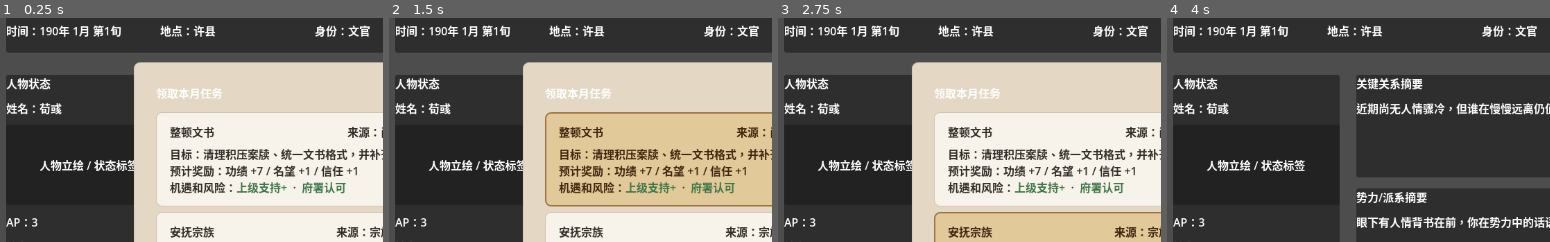
Above: before the commit, frames 1-4 (left to right).
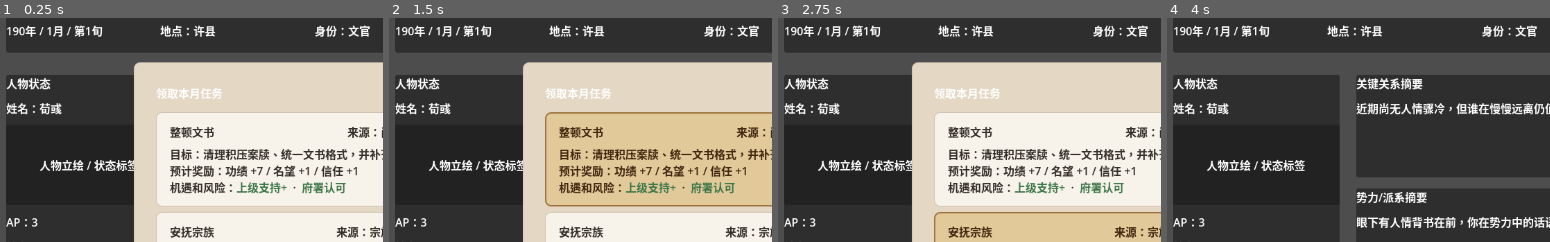
Above: after the commit, the same moments.

Repository: brand6/three-kingdoms-simulator
Game: Godot game, scene res://scenes/main/MainScene.tscn
The game is run twice, just before and just after one commit, with the same random seed, the same clock (stepped at 60 frames per second) and the same inputs.
Inputs (mouse positions are % of the whole screen's width and height, from its top left):
- Up to frame 1 (0.25 s): no input
- Up to frame 2 (1.5 s): click "势力" at 0.5 s; click (50, 31) at 1.25 s
- Up to frame 3 (2.75 s): click (50, 54) at 2 s
- Up to frame 4 (4 s): click (50, 76) at 2.75 s; click "领取本月任务" at 3.5 s
The pictures show only the part of the screen within x 0-50%, y 0-50%; the shares and areas given below are measured in that part.

The runs differ from the first frame. In frame 1, 0.9% of the frame differs, in the area x 1-32%, y 3-9%; in frame 2, 0.9%; in frame 3, 0.9%; in frame 4, 0.9%.

Commit message:
fix(03.1-01): restore shared HUD time label contract
- make MainHUD consume TimeManager.get_current_label() with dash fallback

- align MainScene placeholder with value-only time shell

- rebaseline regressions to current Xun Yu boot flow and month gate

Diff:
--- a/three-kingdoms-simulator/scenes/main/MainScene.tscn
+++ b/three-kingdoms-simulator/scenes/main/MainScene.tscn
@@ -64,7 +64,7 @@
 layout_mode = 2
 size_flags_horizontal = 3
 theme_type_variation = &"StatusLabel"
-text = "时间：190年 1月 第1旬"
+text = "—"
 
 [node name="CityLabel" type="Label" parent="MarginContainer/VBoxContainer/TopBar/TopBarContent" unique_id=1370225919]
 layout_mode = 2
--- a/three-kingdoms-simulator/scripts/tests/phase1_topbar_time_regression.gd
+++ b/three-kingdoms-simulator/scripts/tests/phase1_topbar_time_regression.gd
@@ -2,10 +2,10 @@
 
 const MAIN_SCENE := preload("res://scenes/main/MainScene.tscn")
 const EXPECTED_TIME := "190年 / 1月 / 第1旬"
-const EXPECTED_CITY := "地点：陈留"
-const EXPECTED_IDENTITY := "身份：君主"
+const EXPECTED_CITY := "地点：许县"
+const EXPECTED_IDENTITY := "身份：文官"
 const EXPECTED_FACTION := "势力：曹操集团"
-const EXPECTED_CLAN_FAMILY := "士族/家族：谯郡曹氏 / 曹氏"
+const EXPECTED_CLAN_FAMILY := "士族/家族：颍川荀氏 / 荀氏"
 const DUPLICATE_TIME_FRAGMENT := "时间："
 const HUD_PATH := NodePath("MarginContainer/VBoxContainer/TopBar/TopBarContent")
 
--- a/three-kingdoms-simulator/scripts/tests/phase2_xun_loop_regression.gd
+++ b/three-kingdoms-simulator/scripts/tests/phase2_xun_loop_regression.gd
@@ -26,6 +26,9 @@
 	var hud = root.get_node(HUD_PATH)
 	var game_root = root.get_node("/root/GameRoot")
 	var session: GameSession = game_root.current_session
+	if session.month_action_locked:
+		hud._on_month_task_confirmed(0)
+		await process_frame
 	_assert_equal(_time_label(hud).text, EXPECTED_TIMES[0], "initial HUD time label")
 
 	for i in range(3):
--- a/three-kingdoms-simulator/scripts/ui/MainHUD.gd
+++ b/three-kingdoms-simulator/scripts/ui/MainHUD.gd
@@ -192,7 +192,7 @@
 
 
 func _render_empty_fields() -> void:
-	_time_label.text = "时间：190年 1月 第1旬"
+	_time_label.text = "—"
 	_city_label.text = "地点：—"
 	_identity_label.text = "身份：—"
 	_faction_label.text = "势力：—"
@@ -423,8 +423,11 @@
 
 func _time_text(session: GameSession) -> String:
 	if session == null:
-		return "时间：190年 1月 第1旬"
-	return "时间：%d年 %d月 第%d旬" % [session.current_year, session.current_month, session.current_xun]
+		return "—"
+	var time_manager := _time_manager()
+	if time_manager == null:
+		return "—"
+	return str(_time_manager().call("get_current_label"))
 
 
 func _localized_identity(value: String) -> String:
